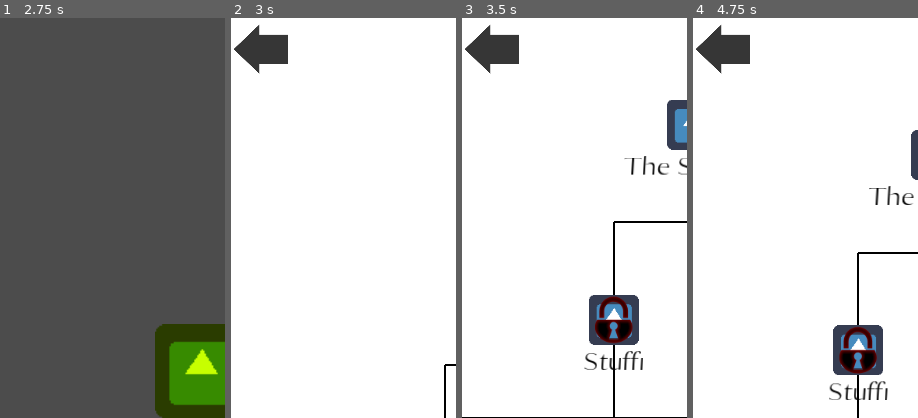
Above: before the commit, frames 1-4 (left to right).
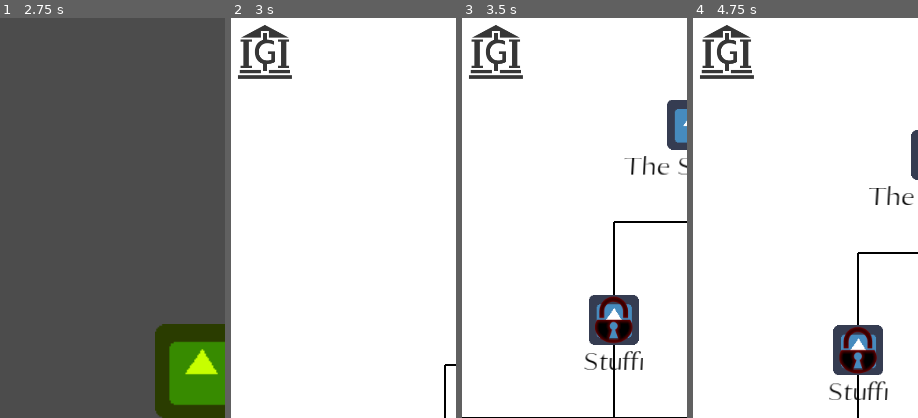
Above: after the commit, the same moments.

Repository: AndreMoukarzel/Grana-Preta
Game: Godot game, scene res://OpeningMenu.tscn
Same seed, same stepped clock (60 frames per second), same inputs: the game is played once before the commit and once after it. The engine's default icon, where the game draws it, is replaced by a stand-in: a white triangle on a blue panel in a dark square.
Inputs (mouse positions are % of the whole screen's width and height, from its top left; square brackets give the same spot before the commit, where the layout moved):
- Up to frame 1 (2.75 s): tap Enter at 0.5, 2 s; move the mouse to (72, 45) at 0.52 s; click (72, 45) at 0.67 s; tap Space at 1.25 s; drag from (30, 55) to (45, 70) at 1.27 s; move the mouse to (60, 28) at 2.02 s; click (60, 28) at 2.17 s
- Up to frame 2 (3 s): click (45, 44) at 2.75 s
- Up to frame 3 (3.5 s): no input
- Up to frame 4 (4.75 s): click (8, 4) [7, 4] at 3.5 s; click (45, 43) at 4.25 s
The pictures show only the part of the screen within x 0-50%, y 0-50%; the shares and areas given below are measured in that part.

Frame 1 is identical in both runs. In frame 2, 1.8% of the frame differs, in the area x 1-28%, y 1-16%; in frame 3, 1.8%; in frame 4, 1.8%.

Commit message:
Add city icon to back

Diff:
--- a/broker/Broker.gd
+++ b/broker/Broker.gd
@@ -24,11 +24,13 @@
 
 func _on_Investments_pressed():
 	on_main_menu = false
+	$HUD/Back.icon = load("res://back_arrow.png")
 	tween_menus(-1.5 * SCREEN_SIZE.x)
 
 
 func _on_Portfolio_pressed():
 	on_main_menu = false
+	$HUD/Back.icon = load("res://back_arrow.png")
 	tween_menus(1.5 * SCREEN_SIZE.x)
 
 
@@ -38,5 +40,6 @@
 		if e != 0:
 			print("City scene couldn't be loaded")
 	else:
+		$HUD/Back.icon = load("res://city_icon.png")
 		tween_menus(0)
 		on_main_menu = true
--- a/broker/Broker.tscn
+++ b/broker/Broker.tscn
@@ -1,20 +1,20 @@
 [gd_scene load_steps=11 format=2]
 
 [ext_resource path="res://broker/Broker.gd" type="Script" id=1]
-[ext_resource path="res://back_arrow.png" type="Texture" id=2]
+[ext_resource path="res://city_icon.png" type="Texture" id=2]
 [ext_resource path="res://school/Lessons/LessonFont.otf" type="DynamicFontData" id=3]
 [ext_resource path="res://broker/BondDisplay.tscn" type="PackedScene" id=4]
 
-[sub_resource type="StyleBoxFlat" id=2]
+[sub_resource type="StyleBoxFlat" id=1]
 bg_color = Color( 0.6, 0.6, 0.6, 0 )
 
-[sub_resource type="StyleBoxFlat" id=3]
+[sub_resource type="StyleBoxFlat" id=2]
 bg_color = Color( 1, 0.623529, 0.623529, 1 )
 
-[sub_resource type="StyleBoxFlat" id=4]
+[sub_resource type="StyleBoxFlat" id=3]
 bg_color = Color( 0, 0.898039, 0.203922, 1 )
 
-[sub_resource type="StyleBoxFlat" id=5]
+[sub_resource type="StyleBoxFlat" id=4]
 bg_color = Color( 0.827451, 0.827451, 0.827451, 1 )
 border_width_left = 5
 border_width_top = 5
@@ -43,16 +43,18 @@
 "_edit_lock_": true
 }
 
-[node name="CanvasLayer" type="CanvasLayer" parent="."]
+[node name="HUD" type="CanvasLayer" parent="."]
 
-[node name="Button" type="Button" parent="CanvasLayer"]
+[node name="Back" type="Button" parent="HUD"]
 modulate = Color( 1, 1, 1, 0.784314 )
-margin_right = 266.0
-margin_bottom = 260.0
-rect_scale = Vector2( 0.3, 0.3 )
-custom_styles/hover = SubResource( 2 )
-custom_styles/pressed = SubResource( 2 )
-custom_styles/normal = SubResource( 2 )
+margin_left = 5.0
+margin_top = 5.0
+margin_right = 133.0
+margin_bottom = 133.0
+rect_scale = Vector2( 0.6, 0.6 )
+custom_styles/hover = SubResource( 1 )
+custom_styles/pressed = SubResource( 1 )
+custom_styles/normal = SubResource( 1 )
 icon = ExtResource( 2 )
 
 [node name="Background" type="ParallaxBackground" parent="."]
@@ -119,10 +121,10 @@
 [node name="Panel2" type="Panel" parent="PortfolioMenu"]
 margin_right = 400.0
 margin_bottom = 600.0
-custom_styles/panel = SubResource( 7 )
+custom_styles/panel = SubResource( 6 )
 
 [node name="Tween" type="Tween" parent="."]
 
-[connection signal="pressed" from="CanvasLayer/Button" to="." method="_on_Button_pressed"]
+[connection signal="pressed" from="HUD/Back" to="." method="_on_Button_pressed"]
 [connection signal="pressed" from="Menu/Investments" to="." method="_on_Investments_pressed"]
 [connection signal="pressed" from="Menu/Portfolio" to="." method="_on_Portfolio_pressed"]
--- a/school/School.gd
+++ b/school/School.gd
@@ -27,6 +27,7 @@
 func add_subject_tree(theme_name):
 	var SubjTree = SUBJ_TREE_SCN.instance()
 
+	$HUD/Back.icon = load("res://back_arrow.png")
 	clear_school()
 	add_child(SubjTree)
 	SubjTree.setup(theme_name)
@@ -151,6 +152,7 @@
 func _on_Back_pressed():
 	if current_scene == "SubjectTree":
 		add_theme_tree()
+		$HUD/Back.icon = load("res://city_icon.png")
 	elif current_scene == "Lesson":
 		add_subject_tree(theme_entered)
 	elif current_scene == "ThemeTree":
--- a/school/School.tscn
+++ b/school/School.tscn
@@ -1,7 +1,7 @@
 [gd_scene load_steps=5 format=2]
 
 [ext_resource path="res://school/School.gd" type="Script" id=1]
-[ext_resource path="res://back_arrow.png" type="Texture" id=2]
+[ext_resource path="res://city_icon.png" type="Texture" id=2]
 
 [sub_resource type="StyleBoxFlat" id=1]
 bg_color = Color( 1, 1, 1, 1 )
@@ -28,9 +28,11 @@
 
 [node name="Back" type="Button" parent="HUD"]
 modulate = Color( 1, 1, 1, 0.784314 )
-margin_right = 266.0
-margin_bottom = 266.0
-rect_scale = Vector2( 0.3, 0.3 )
+margin_left = 5.0
+margin_top = 5.0
+margin_right = 133.0
+margin_bottom = 133.0
+rect_scale = Vector2( 0.6, 0.6 )
 custom_styles/hover = SubResource( 2 )
 custom_styles/pressed = SubResource( 2 )
 custom_styles/normal = SubResource( 2 )
Binary file changed: back_arrow.png
Not shown: 5 places in broker/Broker.tscn that only renumber resources
Binary file added: city_icon.png
Not shown, added: city_icon.png.import
